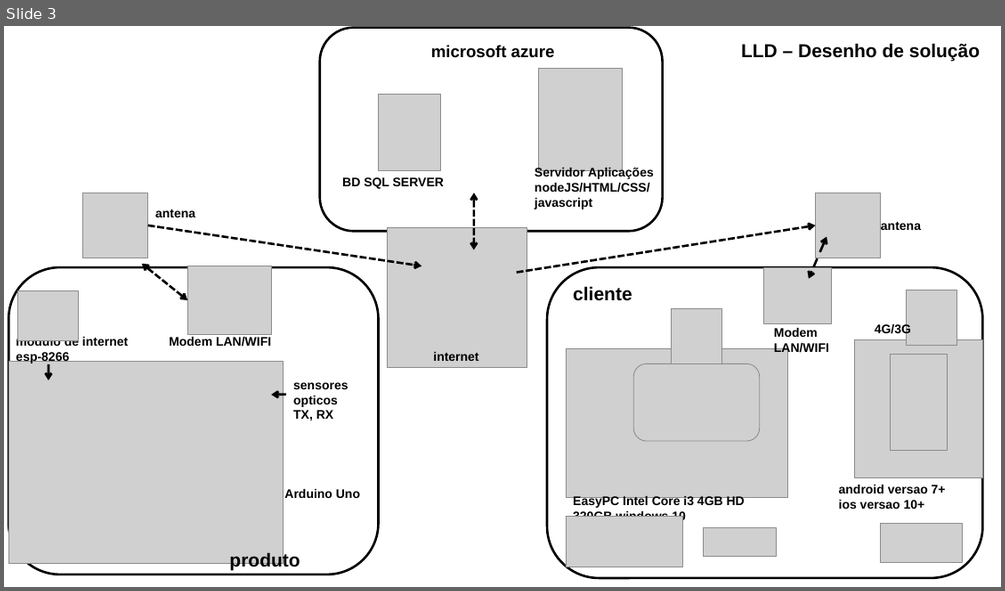
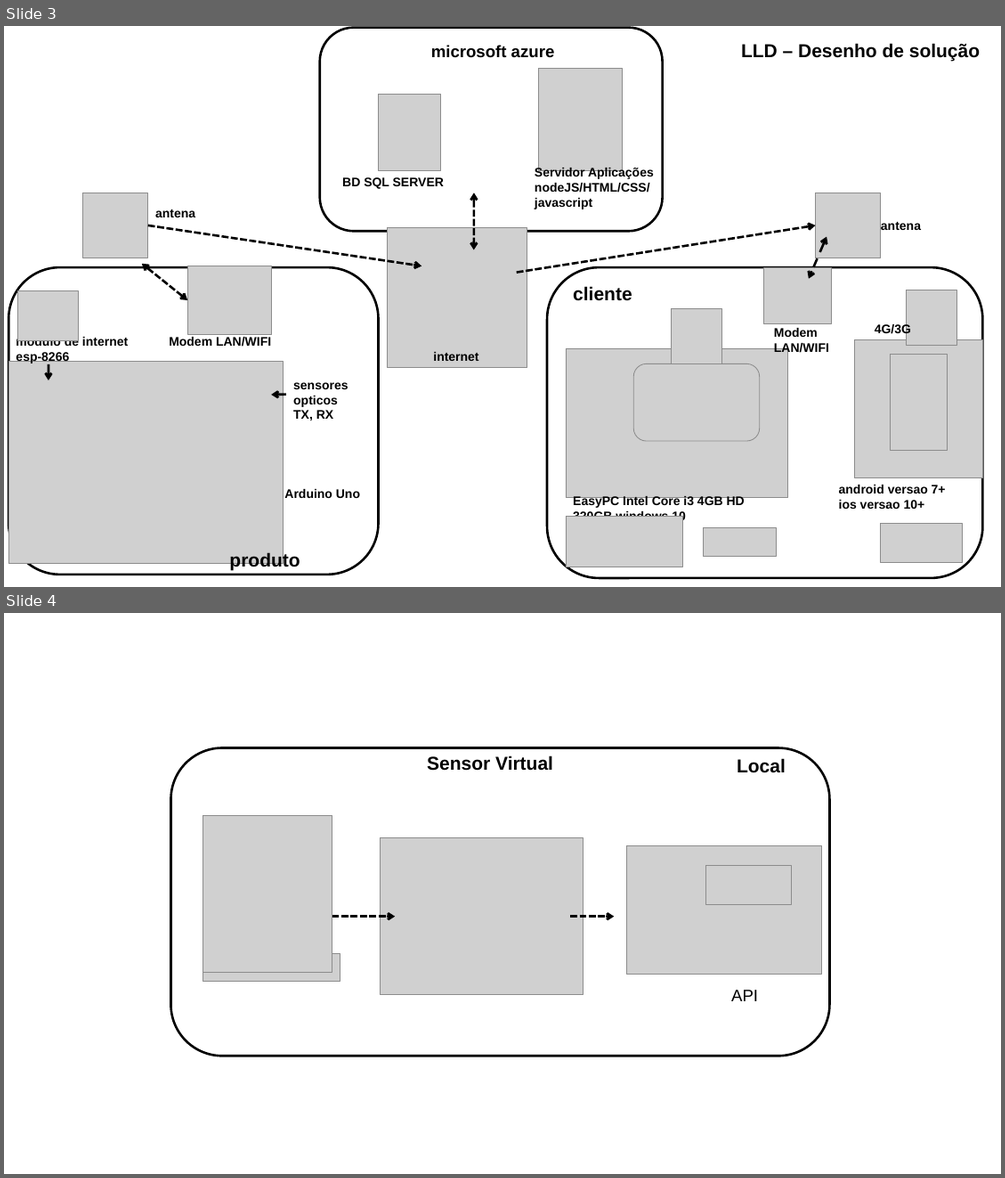
Before and after one commit to Stefany-hub/Projeto2.0, a slide deck: documentação/img projeto/HLE_LLD.pptx. Shown one above the other, each under a label of ours: slide 3 before the commit, slides 3 and 4 after it. The pictures are 1005x591 and 1005x1178 pixels, drawn with LibreOffice and Linux fonts; fonts in the diff are those of the drawing; grey boxes stand for pictures. Boxes give left, top, right and bottom in pixels: in the first picture for what was removed or moved away, otherwise in the second. Text is boxed around its words. In the diff, an @@ line names an element or a change of style, - is before the commit and + after.

```diff
--- a/documentação/img projeto/HLE_LLD.pptx
+++ b/documentação/img projeto/HLE_LLD.pptx
@@ slide 4 added at box(4, 613, 1001, 1174), background #FFFFFF @@
@@ rounded rectangle added at box(170, 747, 830, 1055), outline #000000 2.25 pt @@
@@ text added at box(427, 755, 553, 771), 18 pt, text #000000, bold @@
+Sensor Virtual
@@ text added at box(736, 758, 785, 773), 18 pt, text #000000, bold @@
+Local
@@ picture added at box(202, 815, 332, 971) @@
@@ picture added at box(380, 838, 582, 995) @@
@@ picture added at box(626, 845, 821, 974) @@
@@ picture added at box(705, 865, 792, 905) @@
@@ arrow added from (332, 916) to (395, 916), #000000 2.25 pt dashed @@
@@ arrow added from (570, 916) to (615, 916), #000000 2.25 pt dashed @@
@@ picture added at box(202, 954, 340, 981) @@
@@ text added at box(731, 989, 758, 1001), 16 pt, text #000000 @@
+API
```
Also in this commit, not shown: 1 other slide added, 13 other files.
